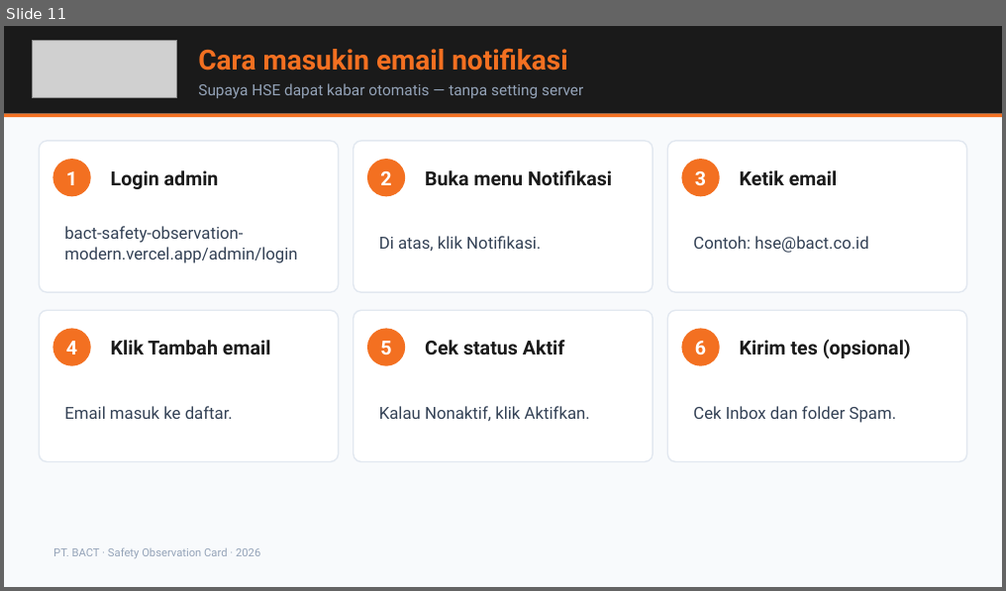
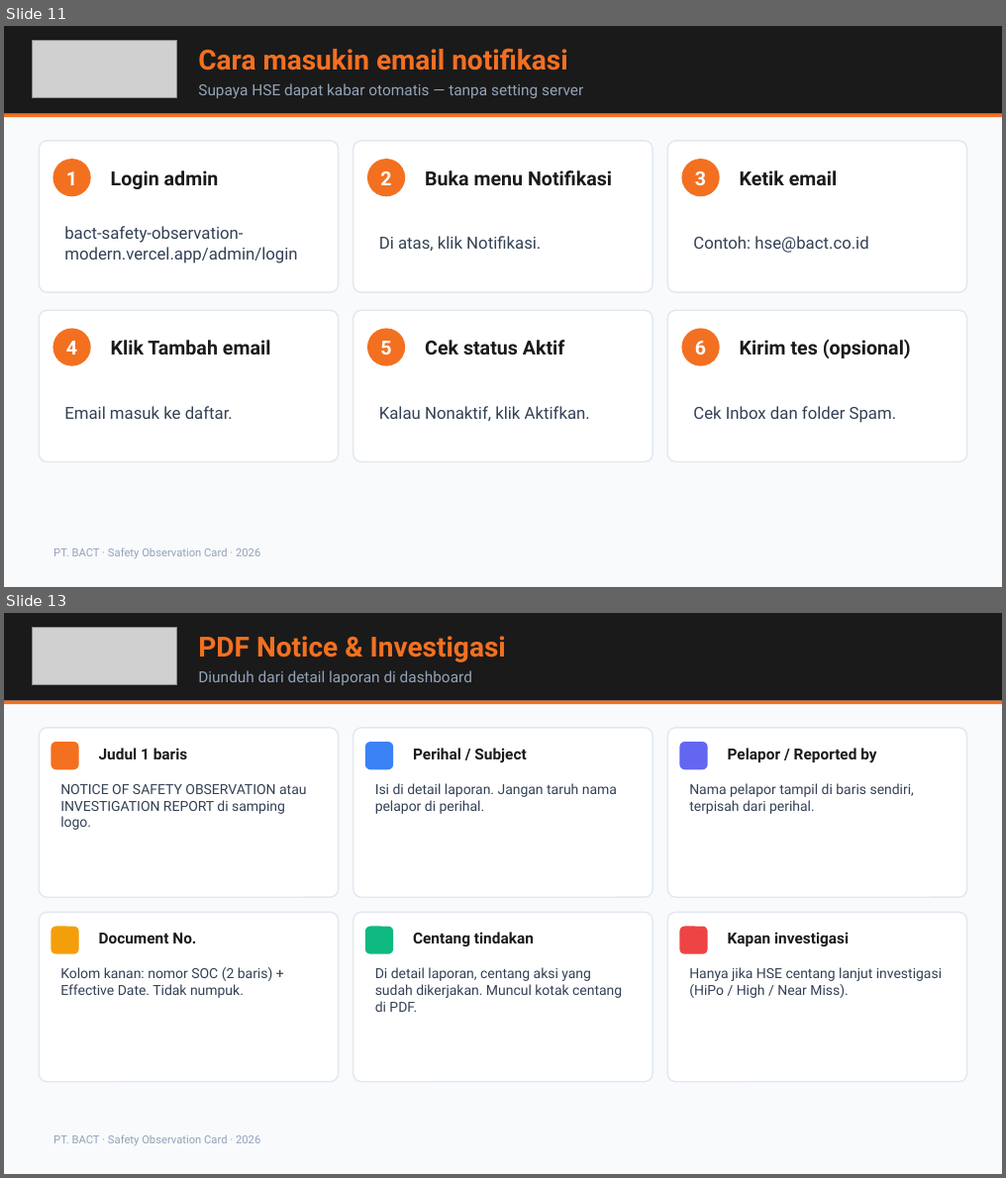
Before and after one commit to msatibi32/bact-safety-observation-modern, a slide deck: supabase/BACT-SOC-Presentasi-HSE.pptx. Shown one above the other, each under a label of ours: slide 11 before the commit, slides 11 and 13 after it; the slides between them are not shown. The pictures are 1006x591 and 1006x1178 pixels, drawn with LibreOffice and Linux fonts; fonts in the diff are those of the drawing; grey boxes stand for pictures. Boxes give left, top, right and bottom in pixels: in the first picture for what was removed or moved away, otherwise in the second. Text is boxed around its words. In the diff, an @@ line names an element or a change of style, - is before the commit and + after.

```diff
--- a/supabase/BACT-SOC-Presentasi-HSE.pptx
+++ b/supabase/BACT-SOC-Presentasi-HSE.pptx
@@ slide 13 added at bbox=[4, 613, 1002, 1174], background #F8FAFC @@
@@ rectangle added at bbox=[4, 613, 1002, 701], fill #1A1A1A @@
@@ picture added at bbox=[32, 627, 176, 685] @@
@@ text added at bbox=[198, 636, 506, 663], 20 pt, text #F37021, bold @@
+PDF Notice & Investigasi
@@ text added at bbox=[198, 670, 472, 685], 11 pt, text #94A3B8 @@
+Diunduh dari detail laporan di dashboard
@@ rectangle added at bbox=[4, 701, 1002, 705], fill #F37021 @@
@@ rounded rectangle added at bbox=[39, 728, 339, 897], fill #FFFFFF, outline #E2E8F0 1 pt @@
@@ rounded rectangle added at bbox=[353, 728, 652, 897], fill #FFFFFF, outline #E2E8F0 1 pt @@
@@ rounded rectangle added at bbox=[667, 728, 967, 897], fill #FFFFFF, outline #E2E8F0 1 pt @@
@@ rounded rectangle added at bbox=[51, 742, 79, 769], fill #F37021 @@
@@ text added at bbox=[99, 748, 188, 760], 11 pt, text #1A1A1A, bold @@
+Judul 1 baris
@@ rounded rectangle added at bbox=[365, 742, 393, 769], fill #3B82F6 @@
@@ text added at bbox=[413, 748, 526, 763], 11 pt, text #1A1A1A, bold @@
+Perihal / Subject
@@ rounded rectangle added at bbox=[679, 742, 708, 769], fill #6366F1 @@
@@ text added at bbox=[728, 748, 876, 763], 11 pt, text #1A1A1A, bold @@
+Pelapor / Reported by
@@ text added at bbox=[60, 784, 306, 830], 10 pt, text #334155 @@
+NOTICE OF SAFETY OBSERVATION atau INVESTIGATION REPORT di samping logo.
@@ text added at bbox=[375, 783, 617, 814], 10 pt, text #334155 @@
+Isi di detail laporan. Jangan taruh nama pelapor di perihal.
@@ text added at bbox=[689, 783, 914, 814], 10 pt, text #334155 @@
+Nama pelapor tampil di baris sendiri, terpisah dari perihal.
@@ rounded rectangle added at bbox=[39, 912, 339, 1082], fill #FFFFFF, outline #E2E8F0 1 pt @@
@@ rounded rectangle added at bbox=[51, 927, 79, 955], fill #F59E0B @@
@@ text added at bbox=[99, 933, 196, 944], 11 pt, text #1A1A1A, bold @@
+Document No.
@@ rounded rectangle added at bbox=[353, 912, 652, 1082], fill #FFFFFF, outline #E2E8F0 1 pt @@
@@ rounded rectangle added at bbox=[365, 927, 393, 955], fill #10B981 @@
@@ text added at bbox=[413, 932, 534, 947], 11 pt, text #1A1A1A, bold @@
+Centang tindakan
@@ rounded rectangle added at bbox=[667, 912, 967, 1082], fill #FFFFFF, outline #E2E8F0 1 pt @@
@@ rounded rectangle added at bbox=[679, 927, 708, 955], fill #EF4444 @@
@@ text added at bbox=[728, 932, 848, 947], 11 pt, text #1A1A1A, bold @@
+Kapan investigasi
@@ text added at bbox=[60, 967, 273, 998], 10 pt, text #334155 @@
+Kolom kanan: nomor SOC (2 baris) + Effective Date. Tidak numpuk.
@@ text added at bbox=[375, 967, 622, 1012], 10 pt, text #334155 @@
+Di detail laporan, centang aksi yang sudah dikerjakan. Muncul kotak centang di PDF.
@@ text added at bbox=[689, 967, 942, 998], 10 pt, text #334155 @@
+Hanya jika HSE centang lanjut investigasi (HiPo / High / Near Miss).
@@ text added at bbox=[54, 1135, 260, 1146], 8 pt, text #94A3B8 @@
+PT. BACT · Safety Observation Card · 2026
```
Also in this commit, not shown: 4 slides changed, 1 other slide added, 8 other files.
